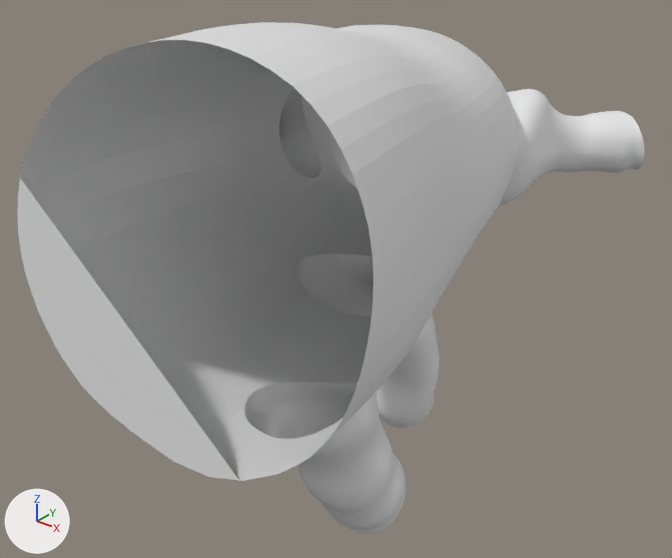
An edit to the OBJ model data/real/H_ABAO_AAA_0182.obj, drawn before and after from the same camera.
One viewpoint serves both versions: a camera (50 mm lens) standing at (4.89, -6.13, -11.44) and looking at (0.96, -1.22, -14.48). The lights are fixed; the arrows at lower left show +X, +Y and +Z. The first picture is the older version. Where no turn or scale is listed for an object, it has been applied to the vertices.

Names of what the first picture shows: 'H_ABAO_AAA_0182'.
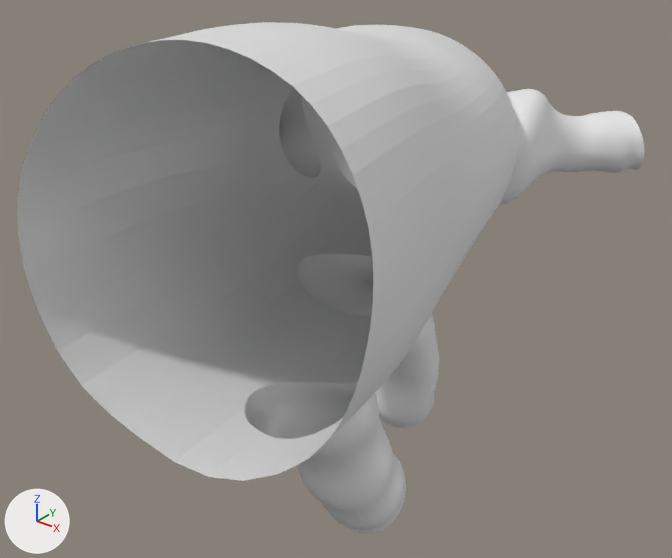
What changed in the scene script:
```text
Change me_h_abao_aaa_0182:
    used by ob_h_abao_aaa_0182; location = (0.0, 0.0, 0.0)
    remove me_h_abao_aaa_0182.from_pydata(...)  # 24924 vertices, 49557 faces; spans x -1.26..2.81, y -3.68..1.32, z -16.13..-12.26
    add me_h_abao_aaa_0182.from_pydata(...)  # 24854 vertices, 49460 faces; spans x -1.26..2.81, y -3.68..1.32, z -16.13..-12.26
    me_h_abao_aaa_0182 part 1
    70 vertices are removed from x 0.89..2.18, y -3.66..-3.52, z -14.38..-13.06
    97 faces are deleted
```

Pixel boxes [x1, y1, x2, y2] of what changed, in the pictures (672 x 558 px):
part 1 of me_h_abao_aaa_0182, deleted: before [17, 178, 239, 480]
